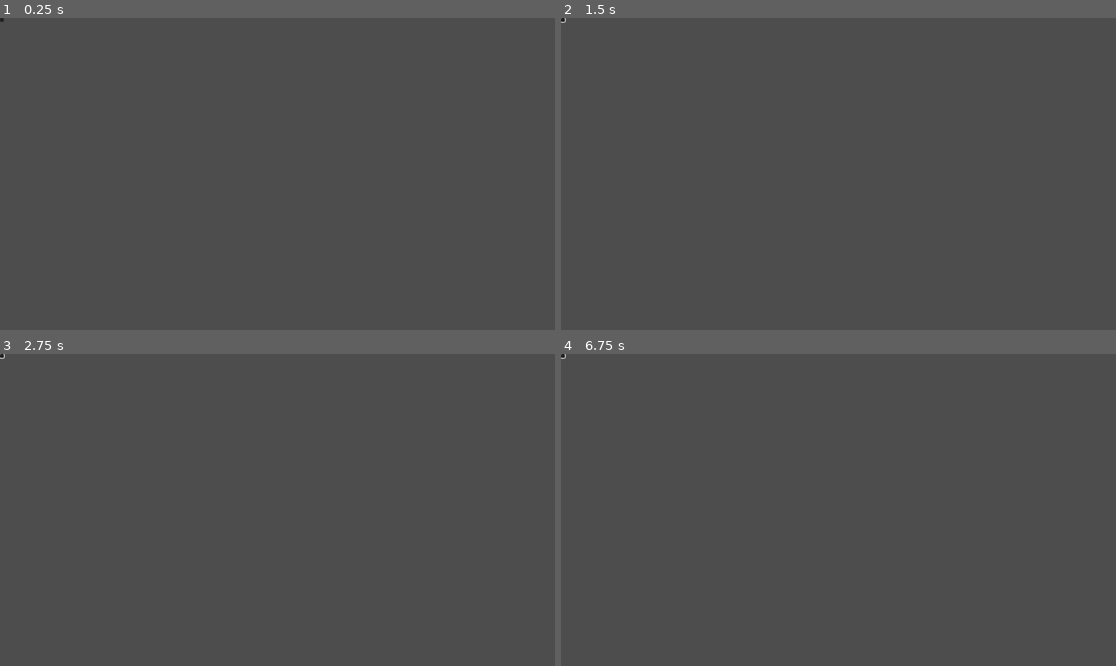
Above: before the commit, frames 1-4 (two rows, left to right).
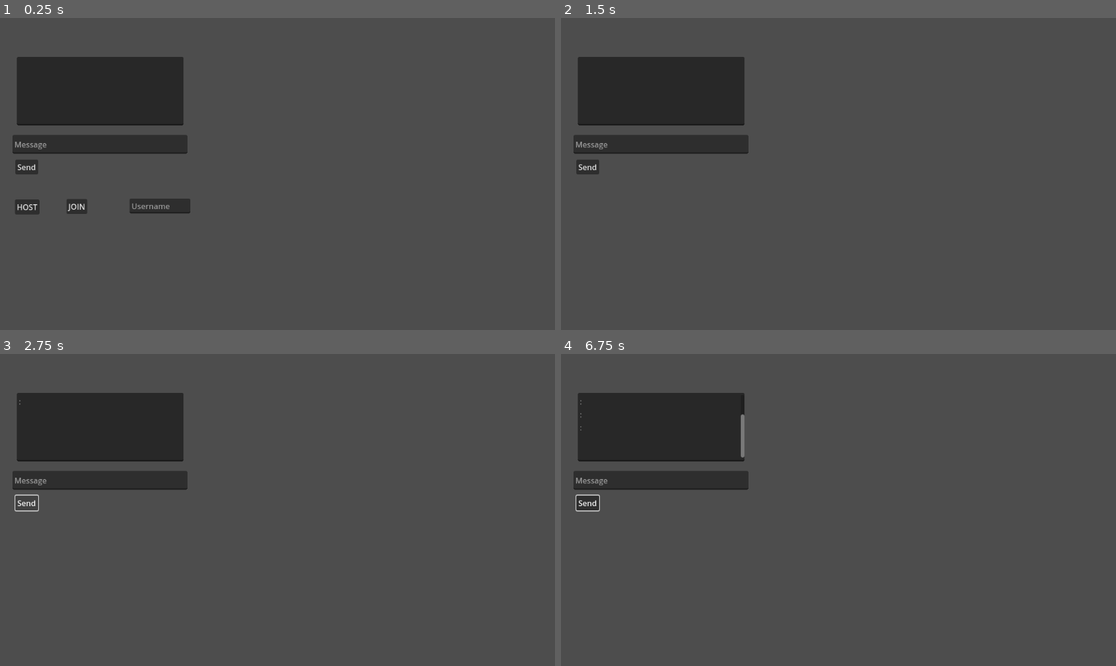
Above: after the commit, the same moments.

Repository: YanamiRei/Lan-TTRPG
Game: Godot game, scene res://scenes/menu.tscn
Two runs of this game, one before a commit and one after it. Both use one fixed random seed, a clock stepped at 60 frames per second and the inputs below. Before the commit the project has no main scene; this scene is started directly in both runs.
Inputs (mouse positions are in pixels of both pictures, inside the frame that each line leads up to):
- Up to frame 1 (0.25 s): no input
- Up to frame 2 (1.5 s): click (561, 21) at 0.52 s; click (588, 208) at 1.25 s, where only the run after the commit has a clickable "HOST"
- Up to frame 3 (2.75 s): click (27, 503) at 2 s, where only the run after the commit has a clickable "Send"
- Up to frame 4 (6.75 s): click (561, 357) at 2.77 s; click (588, 503) at 3.5 s, where only the run after the commit has a clickable "Send"; click (561, 357) at 4.27 s; click (588, 503) at 5 s, where only the run after the commit has a clickable "Send"; click (561, 357) at 5.77 s; tap Enter at 6.5, 6.6 s; move the mouse to (960, 494) at 6.52 s; click (960, 494) at 6.67 s

The runs differ from the first frame. In frame 1, 9.4% of the frame differs, in the area x 0-35%, y 0-64%; in frame 2, 8.6%; in frame 3, 8.5%; in frame 4, 8.6%.

Commit message:
basic chat implementation

Diff:
--- a/project.godot
+++ b/project.godot
@@ -11,8 +11,13 @@
 [application]
 
 config/name="Lan TTRPG"
+run/main_scene="uid://dsu3klfvyvrd3"
 config/features=PackedStringArray("4.5", "GL Compatibility")
 config/icon="res://icon.svg"
+
+[editor_plugins]
+
+enabled=PackedStringArray("res://addons/godot-vim/plugin.cfg")
 
 [rendering]
 
--- a/scenes/menu.tscn
+++ b/scenes/menu.tscn
@@ -1,4 +1,6 @@
-[gd_scene format=3 uid="uid://dsu3klfvyvrd3"]
+[gd_scene load_steps=2 format=3 uid="uid://dsu3klfvyvrd3"]
+
+[ext_resource type="Script" uid="uid://ct4ro8qc1keny" path="res://scripts/Multiplayer.gd" id="1_yqeox"]
 
 [node name="Menu" type="Control"]
 layout_mode = 3
@@ -7,13 +9,57 @@
 anchor_bottom = 1.0
 grow_horizontal = 2
 grow_vertical = 2
+script = ExtResource("1_yqeox")
 
-[node name="Server" type="Button" parent="."]
+[node name="HostButton" type="Button" parent="."]
 layout_mode = 0
-offset_right = 8.0
-offset_bottom = 8.0
+offset_left = 31.0
+offset_top = 377.0
+offset_right = 82.0
+offset_bottom = 408.0
+text = "HOST"
 
-[node name="Client" type="Button" parent="."]
+[node name="JoinButton" type="Button" parent="."]
 layout_mode = 0
-offset_right = 8.0
-offset_bottom = 8.0
+offset_left = 138.0
+offset_top = 376.0
+offset_right = 181.0
+offset_bottom = 407.0
+text = "JOIN
+"
+
+[node name="Username" type="LineEdit" parent="."]
+layout_mode = 0
+offset_left = 269.0
+offset_top = 375.0
+offset_right = 395.0
+offset_bottom = 406.0
+placeholder_text = "Username"
+
+[node name="Send" type="Button" parent="."]
+layout_mode = 0
+offset_left = 32.0
+offset_top = 294.0
+offset_right = 79.0
+offset_bottom = 325.0
+text = "Send"
+
+[node name="Message" type="LineEdit" parent="."]
+layout_mode = 0
+offset_left = 26.0
+offset_top = 243.0
+offset_right = 389.0
+offset_bottom = 282.0
+placeholder_text = "Message"
+
+[node name="Messages" type="TextEdit" parent="."]
+layout_mode = 0
+offset_left = 35.0
+offset_top = 81.0
+offset_right = 381.0
+offset_bottom = 223.0
+editable = false
+
+[connection signal="pressed" from="HostButton" to="." method="_on_host_button_pressed"]
+[connection signal="pressed" from="JoinButton" to="." method="_on_join_button_pressed"]
+[connection signal="pressed" from="Send" to="." method="_on_send_pressed"]
--- /dev/null
+++ b/scripts/Multiplayer.gd
@@ -0,0 +1,49 @@
+extends Control
+
+const PORT:int = 42069
+const IP_ADDRESS: String = "localhost"
+
+@onready var host_btn = $HostButton
+@onready var join_btn = $JoinButton
+@onready var usrnm = $Username
+@onready var send = $Send
+@onready var message = $Message
+@onready var messages = $Messages
+
+var username: String
+
+var msg: String
+
+
+func _on_host_button_pressed() -> void:
+	var peer = ENetMultiplayerPeer.new()
+	peer.create_server(PORT)
+	get_tree().set_multiplayer(SceneMultiplayer.new(), self.get_path())
+	multiplayer.multiplayer_peer = peer
+	joined()
+
+
+func _on_join_button_pressed() -> void:
+	var peer = ENetMultiplayerPeer.new()
+	peer.create_client(IP_ADDRESS, PORT)
+	get_tree().set_multiplayer(SceneMultiplayer.new(), self.get_path())
+	multiplayer.multiplayer_peer = peer
+	joined()
+
+
+
+func _on_send_pressed() -> void:
+	rpc("msg_rpc", username, message.text)
+
+@rpc("any_peer","call_local")
+
+func msg_rpc(uname, data):
+	messages.text += str(uname, ": ", data, "\n")
+	messages.scroll_vertical = INF
+	message.text = ""
+
+func joined():
+	host_btn.hide()
+	join_btn.hide()
+	usrnm.hide()
+	username = usrnm.text
Not shown, added: addons/godot-vim/godot-vim.gd
Not shown, added: addons/godot-vim/godot-vim.gd.uid
Not shown, added: addons/godot-vim/icon.svg
Not shown, added: addons/godot-vim/icon.svg.import
Not shown, added: addons/godot-vim/plugin.cfg
Not shown, added: scripts/Multiplayer.gd.uid
